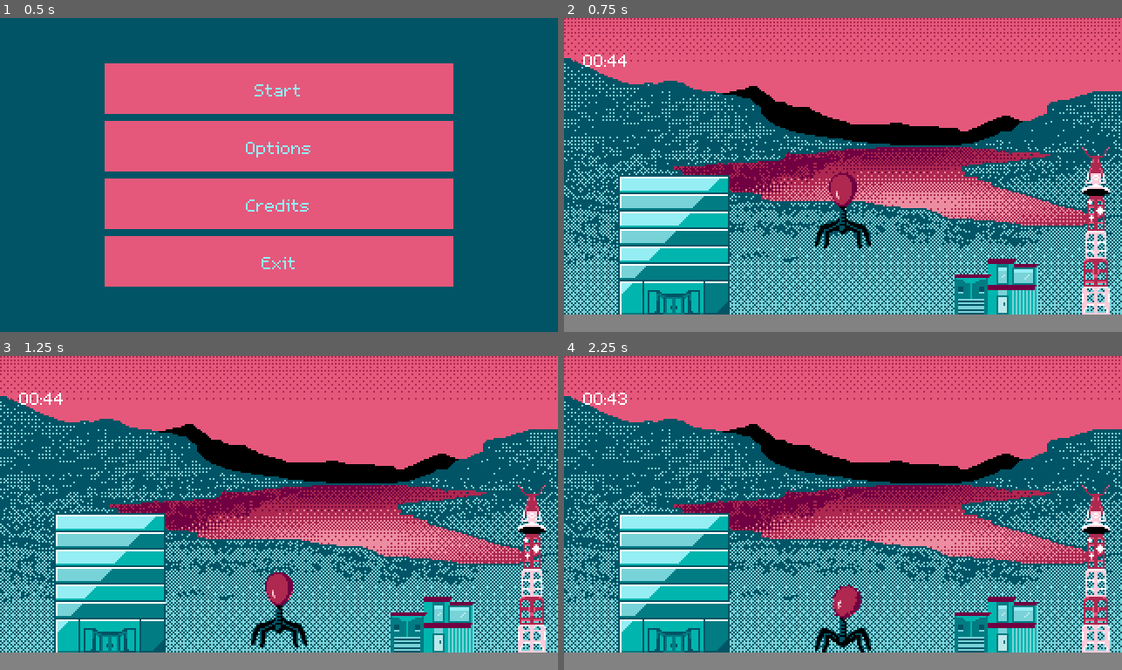
Above: before the commit, frames 1-4 (two rows, left to right).
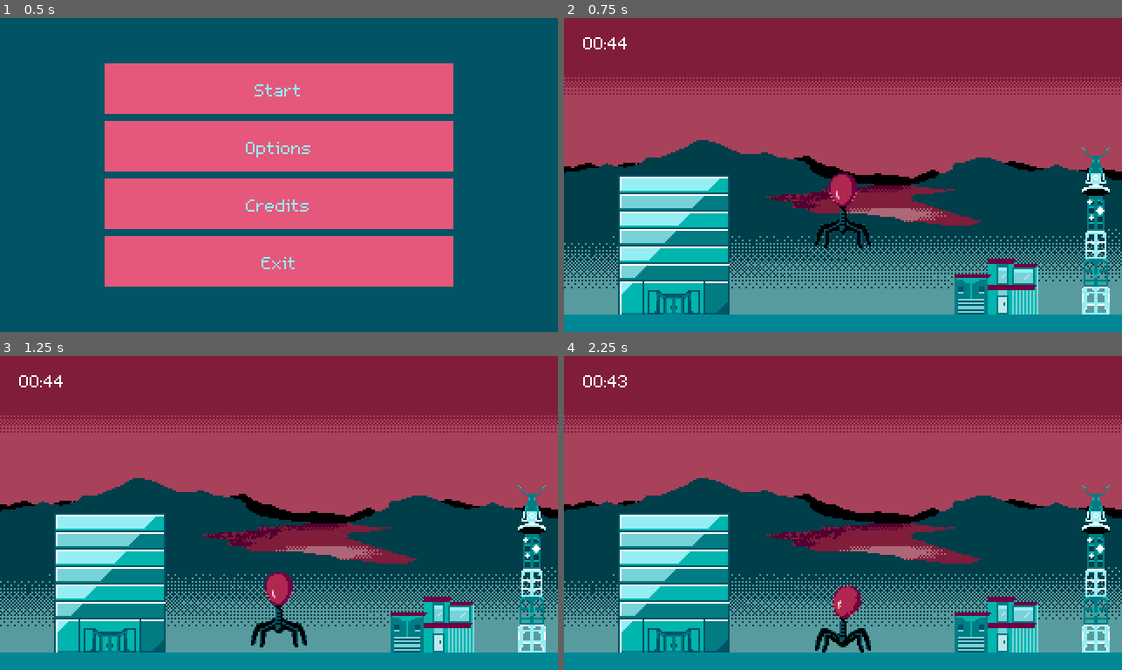
Above: after the commit, the same moments.

Repository: lily-swift/Jame-Gam-46
Game: Godot game, scene res://Scenes/main_menu.tscn
Same seed, same stepped clock (60 frames per second), same inputs: the game is played once before the commit and once after it.
Inputs:
- Up to frame 1 (0.5 s): no input
- Up to frame 2 (0.75 s): click "Start" at 0.5 s
- Up to frame 3 (1.25 s): no input
- Up to frame 4 (2.25 s): tap Enter at 1.25 s; hold Right (moveRight) 1.28-2.03 s; tap Shift (drill) at 1.35, 2.1 s; tap Space (jump) at 1.52 s; hold Left (moveLeft) from 2.03 s (still down)

Frame 1 is identical in both runs. In frame 2, 88% of the frame differs, in the area x 0-100%, y 0-100%; in frame 3, 88%; in frame 4, 88%.

Commit message:
Added balloon animation to dril and background w/ parallax

Diff:
--- a/Game/Scenes/level.tscn
+++ b/Game/Scenes/level.tscn
@@ -34,7 +34,9 @@
 [ext_resource type="FontFile" uid="uid://dswbhi82jmbe" path="res://m5x7.ttf" id="31_dw52x"]
 [ext_resource type="Texture2D" uid="uid://dmp2smyr2ojta" path="res://Art/Buildings/radiotower.png" id="31_idpk0"]
 [ext_resource type="Texture2D" uid="uid://26xw7cukul33" path="res://Art/Buildings/rubble1.png" id="32_dw52x"]
-[ext_resource type="Texture2D" uid="uid://p7hxh88ac52e" path="res://Background1.png" id="34_ais7f"]
+[ext_resource type="Texture2D" uid="uid://bbxrqdghncmxp" path="res://Art/Buildings/radiotowerblue.png" id="34_fq0f7"]
+[ext_resource type="Texture2D" uid="uid://13cu1oi0tyb0" path="res://Backgrounddownscales.png" id="36_fq0f7"]
+[ext_resource type="Script" uid="uid://dorf35sjksvv2" path="res://Scenes/snap.gd" id="37_bp4cd"]
 
 [sub_resource type="SpriteFrames" id="SpriteFrames_1ainy"]
 animations = [{
@@ -109,6 +111,23 @@
 }],
 "loop": true,
 "name": &"CrouchS",
+"speed": 5.0
+}, {
+"frames": [{
+"duration": 2.0,
+"texture": ExtResource("6_c7le1")
+}, {
+"duration": 1.0,
+"texture": ExtResource("5_crh0w")
+}, {
+"duration": 2.0,
+"texture": ExtResource("4_pa6b8")
+}, {
+"duration": 1.0,
+"texture": ExtResource("5_crh0w")
+}],
+"loop": true,
+"name": &"Drill",
 "speed": 5.0
 }, {
 "frames": [{
@@ -317,6 +336,14 @@
 "frames": [{
 "duration": 1.0,
 "texture": ExtResource("31_idpk0")
+}],
+"loop": true,
+"name": &"balloon",
+"speed": 5.0
+}, {
+"frames": [{
+"duration": 1.0,
+"texture": ExtResource("34_fq0f7")
 }],
 "loop": true,
 "name": &"default",
@@ -405,7 +432,7 @@
 [node name="AnimatedSprite2D" type="AnimatedSprite2D" parent="Balloon"]
 texture_filter = 1
 sprite_frames = SubResource("SpriteFrames_n6hdu")
-animation = &"FloatL"
+animation = &"Drill"
 offset = Vector2(0, 2)
 
 [node name="CollisionShape2D" type="CollisionShape2D" parent="Balloon"]
@@ -433,10 +460,10 @@
 script = ExtResource("26_re0q2")
 parent = NodePath("../..")
 
-[node name="GameTimer" type="Node" parent="Balloon/Node/Camera2D"]
+[node name="Node2D" type="Node2D" parent="Balloon/Node/Camera2D"]
 script = ExtResource("21_0cmrb")
 
-[node name="Label" type="Label" parent="Balloon/Node/Camera2D/GameTimer"]
+[node name="Label" type="Label" parent="Balloon/Node/Camera2D/Node2D"]
 texture_filter = 1
 offset_left = -149.0
 offset_top = -83.0
@@ -445,7 +472,7 @@
 theme = SubResource("Theme_ais7f")
 text = "2:00"
 
-[node name="Timer" type="Timer" parent="Balloon/Node/Camera2D/GameTimer"]
+[node name="Timer" type="Timer" parent="Balloon/Node/Camera2D/Node2D"]
 wait_time = 45.0
 one_shot = true
 
@@ -462,7 +489,7 @@
 offset_top = -10.0
 offset_right = 160.0
 offset_bottom = 10.0
-color = Color(0.509286, 0.509286, 0.509286, 1)
+color = Color(0, 0.533333, 0.592157, 1)
 
 [node name="VirusBody" type="RigidBody2D" parent="."]
 position = Vector2(0, 7)
@@ -563,12 +590,12 @@
 [node name="CollisionPolygon2D" type="CollisionPolygon2D" parent="Radiotower"]
 polygon = PackedVector2Array(-2, -41, 2, -41, 8, -20, 5, -15, 9, 50, -9, 50, -5, -15, -8, -20)
 
-[node name="ParallaxBackground" type="ParallaxBackground" parent="."]
-
-[node name="ParallaxLayer" type="ParallaxLayer" parent="ParallaxBackground"]
-
-[node name="Sprite2D" type="Sprite2D" parent="ParallaxBackground/ParallaxLayer"]
-position = Vector2(-10, -113)
-texture = ExtResource("34_ais7f")
+[node name="Sprite2D" type="Sprite2D" parent="." node_paths=PackedStringArray("camera")]
+modulate = Color(0.733005, 0.733005, 0.733005, 1)
+z_index = -20
+position = Vector2(0, -40)
+texture = ExtResource("36_fq0f7")
+script = ExtResource("37_bp4cd")
+camera = NodePath("../Balloon/Node/Camera2D")
 
 [connection signal="body_entered" from="VirusBody/Area2D" to="VirusBody/Area2D" method="_on_body_entered"]
--- /dev/null
+++ b/Game/Scenes/snap.gd
@@ -0,0 +1,11 @@
+extends Node2D
+
+@export var camera : Camera2D
+var basePos : Vector2
+
+func _init():
+	basePos = position
+
+func _process(delta):
+	position = round(camera.position*0.7)+basePos
+	#position = round((position-camera.position)/4)*4 + camera.position
--- a/Game/Scripts/playerController.gd
+++ b/Game/Scripts/playerController.gd
@@ -187,10 +187,12 @@
 			$AnimatedSprite2D.play("JumpM")
 		else:
 			$AnimatedSprite2D.play("JumpL")
-	elif(state == "Crouch" or state == "Drill"):
+	elif(state == "Crouch"):
 		if(size == 1):
 			$AnimatedSprite2D.play("CrouchS")
 		elif(size == 2):
 			$AnimatedSprite2D.play("CrouchM")
 		else:
 			$AnimatedSprite2D.play("CrouchL")
+	elif state == "Drill":
+		$AnimatedSprite2D.play("Drill")
Binary file added: Game/Art/Buildings/radiotowerblue.png
Not shown, added: Game/Art/Buildings/radiotowerblue.png.import
Binary file added: Game/Backgrounddownscales.png
Not shown, added: Game/Backgrounddownscales.png.import
Not shown: 1 places in Game/Scenes/level.tscn that only renumber resources
Not shown, added: Game/Scenes/snap.gd.uid
